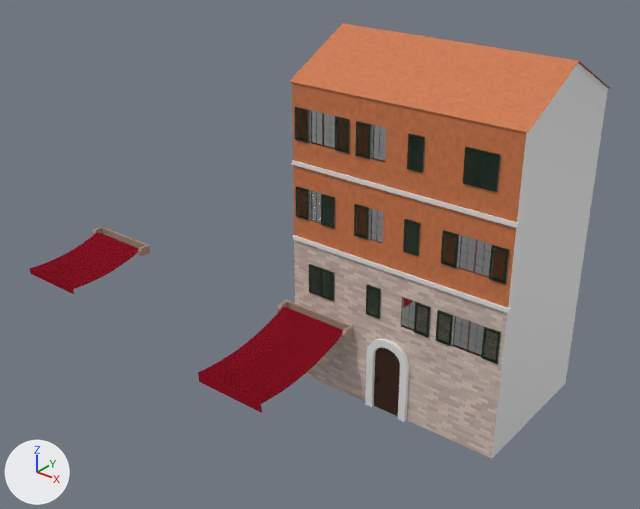
Renders of the Blender file Modelli statici/Case/Casa 1.blend from each side of a commit.
Rendered twice from a 50 mm camera at (10.26, -17.54, 13.39) aimed at (-2.67, -1.37, 3.37). The lights are fixed; the arrows at lower left show +X, +Y and +Z.

The first picture shows 'Awning-short', 'Awning-x-short', 'Casa', 'Finestre aperte dx', 'Finestre aperte sx', 'Finestre chiuse', 'Portone', 'Riga tra i colori', 'Riga tra i colori.001', 'Tetto'.
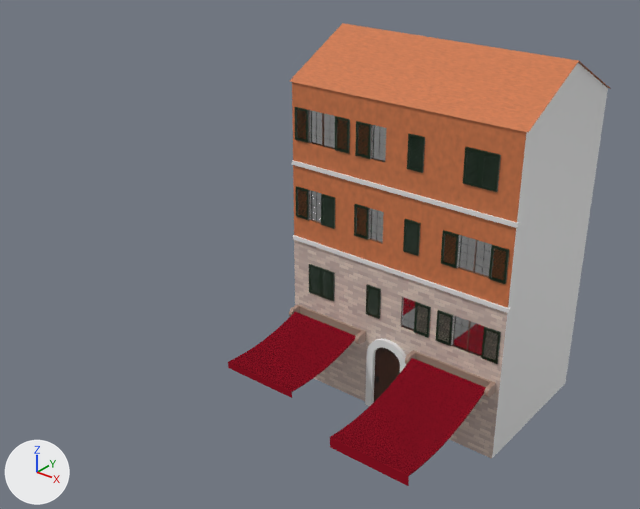
Commit message: Corretta posizione delle tende

Scene script edits in JSON lines:
```json
{"op": "set", "path": "ob_awning_short.location", "old": "(-2.2, -4.7, 1.7)", "new": "(1.8, -4.7, 1.7)"}
{"op": "set", "path": "ob_awning_x_short.location", "old": "(-9.8, -4.7, 1.7)", "new": "(-1.8, -4.7, 1.7)"}
```

Changed parts and their boxes [x1, y1, x2, y2] in the pictures (640 x 509 px):
```json
{"object": "Awning-short", "change": "moved", "before": [198, 299, 353, 413], "after": [330, 350, 496, 486]}
{"object": "Awning-x-short", "change": "moved", "before": [30, 226, 150, 294], "after": [228, 304, 366, 398]}
```
